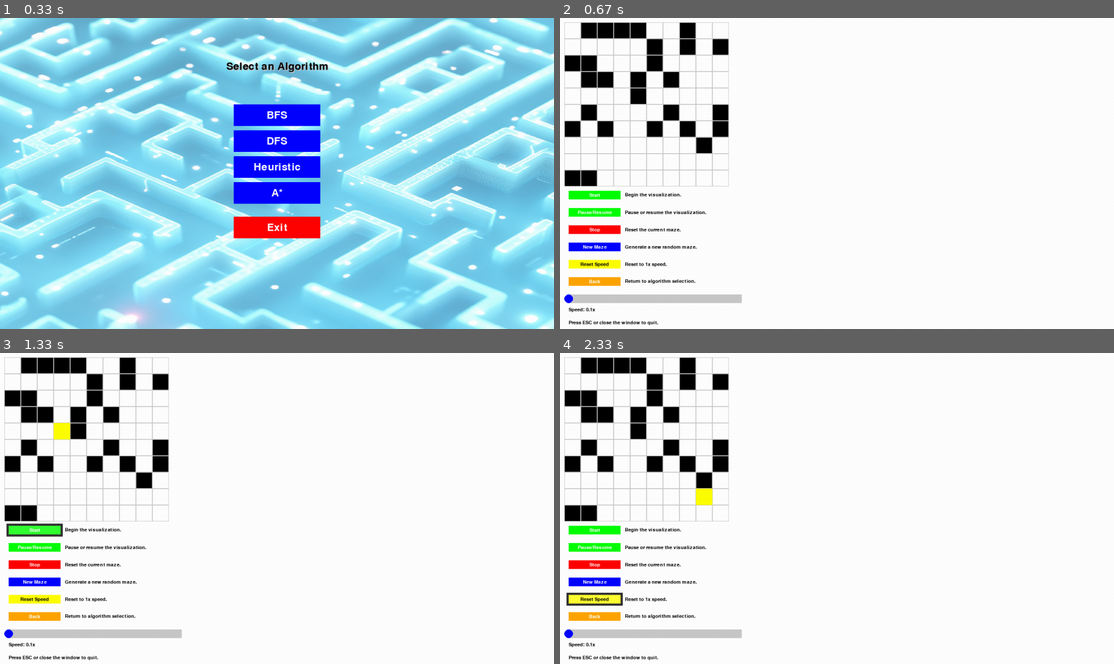
Above: before the commit, frames 1-4 (two rows, left to right).
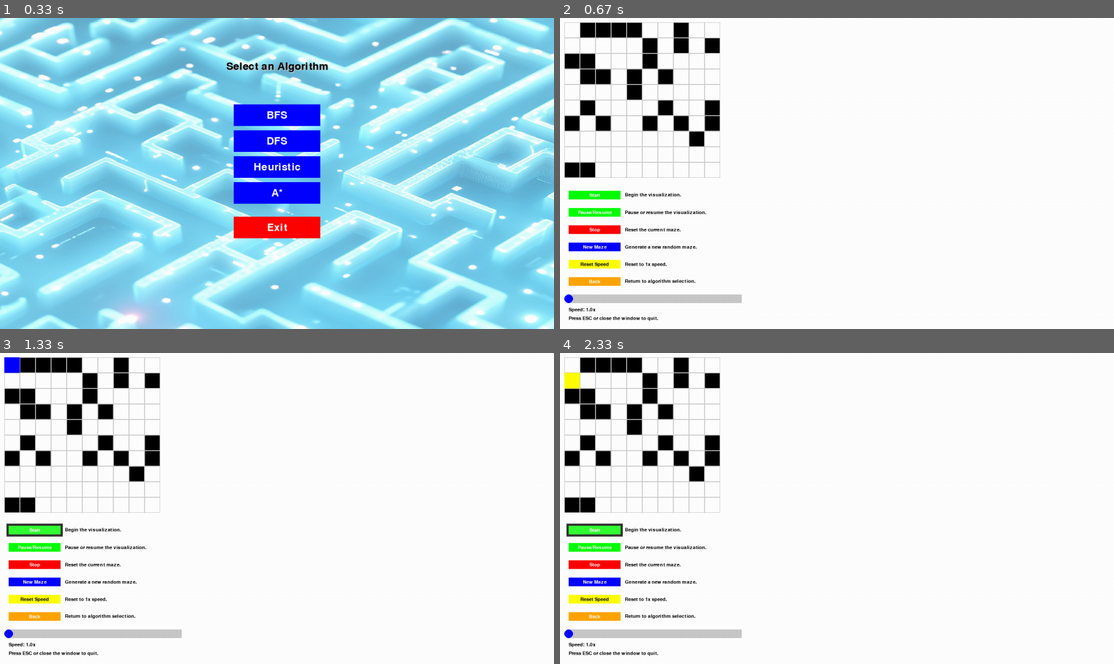
Above: after the commit, the same moments.

Repository: xvang3/Maze_AI_Algo
Game: pygame game, started from Pygame_Maze_Visualizer/main.py
Same seed, same stepped clock (60 frames per second), same inputs: the game is played once before the commit and once after it.
Inputs (mouse positions are in pixels of both pictures, inside the frame that each line leads up to):
- Up to frame 1 (0.33 s): no input
- Up to frame 2 (0.67 s): click (837, 173) at 0.38 s
- Up to frame 3 (1.33 s): click "Start" at 0.72 s
- Up to frame 4 (2.33 s): click "Reset Speed" at 2.2 s

Frame 1 is identical in both runs. In frame 2, 5.5% of the frame differs, in the area x 0-31%, y 1-99%; in frame 3, 5.8%; in frame 4, 6.6%.

Commit message:
made some changes but slider doesn't seem to work, taking break

Diff:
--- a/Pygame_Maze_Visualizer/astar_solver.py
+++ b/Pygame_Maze_Visualizer/astar_solver.py
@@ -1,7 +1,7 @@
 import pygame
 from heapq import heappush, heappop
 
-def astar_with_visualization_generator(maze, start, goal, cell_size, maze_offset):
+def astar_with_visualization_generator(maze, start, goal, cell_size, maze_offset, state):
     """A* search generator for visualization."""
     rows, cols = maze.shape
     open_set = []  # Priority queue for A* search
@@ -10,11 +10,6 @@
     visited = set()
     visited.add(start)
     parent = {}
-
-    # Visualization colors
-    blue = (0, 0, 255)  # Current node
-    yellow = (255, 255, 0)  # Visited nodes
-    green = (0, 255, 0)  # Path nodes
 
     # Heuristic function: Manhattan distance
     def heuristic(node, goal):
@@ -26,6 +21,9 @@
 
         # Yield the current node for visualization
         yield ("process", current)
+
+        # Dynamic delay
+        pygame.time.delay(state["speed"])
 
         if current == goal:
             # Reconstruct and visualize the path
@@ -41,17 +39,12 @@
         for dx, dy in [(-1, 0), (1, 0), (0, -1), (0, 1)]:
             nx, ny = current[0] + dx, current[1] + dy
             if 0 <= nx < rows and 0 <= ny < cols and maze[nx, ny] == 0:
-                tentative_g_score = g_scores[current] + 1  # Increment cost by 1 for each step
+                tentative_g_score = g_scores[current] + 1
                 if (nx, ny) not in g_scores or tentative_g_score < g_scores[(nx, ny)]:
                     g_scores[(nx, ny)] = tentative_g_score
                     f_score = tentative_g_score + heuristic((nx, ny), goal)
                     parent[(nx, ny)] = current
                     heappush(open_set, (f_score, (nx, ny)))
+                    yield ("visit", (nx, ny))  # Yield visited node
 
-                    # Mark the node as visited if not already
-                    if (nx, ny) not in visited:
-                        visited.add((nx, ny))
-                        yield ("visit", (nx, ny))  # Yield visited node
-
-    # No path found
     yield ("no_path", None)
--- a/Pygame_Maze_Visualizer/bfs_solver.py
+++ b/Pygame_Maze_Visualizer/bfs_solver.py
@@ -1,7 +1,7 @@
 import pygame
 from collections import deque
 
-def bfs_with_visualization_generator(maze, start, goal, cell_size, maze_offset):
+def bfs_with_visualization_generator(maze, start, goal, cell_size, maze_offset, state):
     """BFS generator that yields control after each step for visualization."""
     rows, cols = maze.shape
     queue = deque([start])
@@ -18,6 +18,9 @@
         current = queue.popleft()
         x, y = current
         yield ("process", current)  # Yield the current node for visualization
+
+        # Dynamic delay
+        pygame.time.delay(state["speed"])
 
         if current == goal:
             # Reconstruct the solution path
@@ -37,3 +40,5 @@
                 queue.append((nx, ny))
                 parent[(nx, ny)] = current
                 yield ("visit", (nx, ny))  # Signal the main loop to mark as visited
+
+    yield ("no_path", None)
--- a/Pygame_Maze_Visualizer/controls.py
+++ b/Pygame_Maze_Visualizer/controls.py
@@ -11,7 +11,7 @@
 def init_controls(maze_width, rows, cols, state, offset_x=0, offset_y=0):
     """Initialize UI control components with proper alignment."""
     slider_x = 20  # Shift left
-    slider_y = SCREEN_HEIGHT - (40 * TOTAL_BUTTONS) # Shift up
+    slider_y = SCREEN_HEIGHT - (40 * TOTAL_BUTTONS)  # Shift up
 
     # Define button actions
     def start_action():
@@ -32,9 +32,9 @@
             state["algorithm_generator"] = state["create_generator"]()  # Create a fresh generator
 
     def reset_speed_action():
-        state["speed_factor"] = 1  # Reset to 1x speed
+        state["speed_factor"] = 1.0  # Reset to 1x speed
         controls["slider_knob_x"] = controls["slider_x"]  # Reset slider knob visually
-        state["speed"] = int(500 / state["speed_factor"])  # Reset the speed factor
+        state["speed"] = int(INITIAL_DELAY / state["speed_factor"])  # Reset the speed factor
 
     def back_action():
         state["in_selection"] = True  # Set flag to re-enter algorithm selection
@@ -53,20 +53,19 @@
     ]
 
     slider_rect = pygame.Rect(slider_x, slider_y + button_spacing * 6, 400, 20)
-    knob_x = slider_x
 
     controls = {
         "buttons": buttons,
         "slider_rect": slider_rect,
-        "slider_knob_x": knob_x,
+        "slider_knob_x": slider_x,  # Initialize with slider_x first
         "slider_x": slider_x,
-        "slider_width": 200,
+        "slider_width": 400,  # Adjusted slider width for better control
     }
 
-    return controls, slider_x, slider_y, 200, 10, knob_x
+    # Now calculate knob_x based on speed_factor
+    controls["slider_knob_x"] = slider_x + int(controls["slider_width"] * ((state["speed_factor"] - 1) / 49))
 
-
-
+    return controls, slider_x, slider_y, 200, 10, controls["slider_knob_x"]
 
 
 def draw_controls(screen, controls, state, font):
@@ -101,19 +100,18 @@
         10
     )
 
-    # Calculate and display speed factor
-    slider_position = controls["slider_knob_x"] - controls["slider_x"]
-    slider_fraction = slider_position / controls["slider_width"]
-    speed_factor = round(0.1 + slider_fraction * 24.9, 1)  # Map to range 0.1x–25x
+    # Calculate speed factor dynamically
+    slider_fraction = (controls["slider_knob_x"] - controls["slider_x"]) / controls["slider_width"]
+    speed_factor = round(1 + slider_fraction * 49, 1)  # Speed range: 1x–50x
     state["speed_factor"] = speed_factor
+    state["speed"] = int(INITIAL_DELAY / speed_factor)  # Adjust speed dynamically
 
-    # Position the speed label below the slider
-    speed_label = font.render(f"Speed: {speed_factor}x", True, (0, 0, 0))
-    speed_label_x = controls["slider_x"]
-    speed_label_y = controls["slider_rect"].y + controls["slider_rect"].height + 10  # Add 10 pixels below the slider
-    screen.blit(speed_label, (speed_label_x, speed_label_y))
+
+    # Display speed label
+    speed_label = font.render(f"Speed: {speed_factor:.1f}x", True, (0, 0, 0))
+    screen.blit(speed_label, (controls["slider_x"], controls["slider_rect"].y + controls["slider_rect"].height + 10))
 
     # Draw quit instructions
     quit_text = font.render("Press ESC or close the window to quit.", True, (0, 0, 0))
-    quit_text_y = speed_label_y + 30  # Position below the speed label
+    quit_text_y = controls["slider_rect"].y + controls["slider_rect"].height + 30  # Below the speed label
     screen.blit(quit_text, (controls["slider_x"], quit_text_y))
--- a/Pygame_Maze_Visualizer/dfs_solver.py
+++ b/Pygame_Maze_Visualizer/dfs_solver.py
@@ -1,6 +1,6 @@
 import pygame
 
-def dfs_with_visualization_generator(maze, start, goal, cell_size, maze_offset):
+def dfs_with_visualization_generator(maze, start, goal, cell_size, maze_offset, state):
     """DFS generator that yields control after each step for visualization."""
     rows, cols = maze.shape
     stack = [start]
@@ -19,6 +19,9 @@
 
         # Yield current node for visualization
         yield ("process", current)
+
+        # Dynamic delay
+        pygame.time.delay(state["speed"])
 
         if current == goal:
             # Reconstruct and visualize the path
@@ -39,5 +42,4 @@
                 parent[(nx, ny)] = current
                 yield ("visit", (nx, ny))  # Yield visited node
 
-    # No path found
     yield ("no_path", None)
--- a/Pygame_Maze_Visualizer/heuristic_solver.py
+++ b/Pygame_Maze_Visualizer/heuristic_solver.py
@@ -1,7 +1,7 @@
 import pygame
 from heapq import heappush, heappop
 
-def heuristic_with_visualization_generator(maze, start, goal, cell_size, maze_offset):
+def heuristic_with_visualization_generator(maze, start, goal, cell_size, maze_offset, state):
     """Heuristic search generator for visualization."""
     rows, cols = maze.shape
     open_set = []  # Priority queue for heuristic search
@@ -9,11 +9,6 @@
     visited = set()
     visited.add(start)
     parent = {}
-
-    # Visualization colors
-    blue = (0, 0, 255)  # Current node
-    yellow = (255, 255, 0)  # Visited nodes
-    green = (0, 255, 0)  # Path nodes
 
     # Heuristic function: Manhattan distance
     def heuristic(node, goal):
@@ -25,6 +20,9 @@
 
         # Yield the current node for visualization
         yield ("process", current)
+
+        # Dynamic delay
+        pygame.time.delay(state["speed"])
 
         if current == goal:
             # Reconstruct and visualize the path
@@ -46,5 +44,4 @@
                 heappush(open_set, (h_value, (nx, ny)))
                 yield ("visit", (nx, ny))  # Yield visited node
 
-    # No path found
     yield ("no_path", None)
--- a/Pygame_Maze_Visualizer/main.py
+++ b/Pygame_Maze_Visualizer/main.py
@@ -113,21 +113,24 @@
             "algorithm": selected_algorithm,
             "maze": maze,
             "in_selection": False,  # Track if returning to selection
+            "speed": INITIAL_DELAY,
+            "speed_factor": 1.0  # Default speed factor
         }
 
         # Generator setup
         def create_generator():
             if state["algorithm"] == "BFS":
-                return bfs_with_visualization_generator(state["maze"], (0, 0), (rows - 1, cols - 1), CELL_SIZE, maze_offset)
+                return bfs_with_visualization_generator(state["maze"], (0, 0), (rows - 1, cols - 1), CELL_SIZE, maze_offset, state)
             elif state["algorithm"] == "DFS":
-                return dfs_with_visualization_generator(state["maze"], (0, 0), (rows - 1, cols - 1), CELL_SIZE, maze_offset)
+                return dfs_with_visualization_generator(state["maze"], (0, 0), (rows - 1, cols - 1), CELL_SIZE, maze_offset, state)
             elif state["algorithm"] == "Heuristic":
-                return heuristic_with_visualization_generator(state["maze"], (0, 0), (rows - 1, cols - 1), CELL_SIZE, maze_offset)
+                return heuristic_with_visualization_generator(state["maze"], (0, 0), (rows - 1, cols - 1), CELL_SIZE, maze_offset, state)
             elif state["algorithm"] == "A*":
-                return astar_with_visualization_generator(state["maze"], (0, 0), (rows - 1, cols - 1), CELL_SIZE, maze_offset)
-
-        state["create_generator"] = create_generator
-        state["algorithm_generator"] = create_generator()
+                return astar_with_visualization_generator(state["maze"], (0, 0), (rows - 1, cols - 1), CELL_SIZE, maze_offset, state)
+
+        state["create_generator"] = create_generator  # Store the reference correctly
+        state["algorithm_generator"] = state["create_generator"]()  # Dynamically create the generator
+
 
         # Control setup with offsets
         controls, slider_x, slider_y, slider_width, slider_height, knob_x = init_controls(
@@ -189,12 +192,16 @@
                             pygame.draw.rect(screen, (0, 255, 0), (maze_offset[0] + y * CELL_SIZE, maze_offset[1] + x * CELL_SIZE, CELL_SIZE, CELL_SIZE))
                     elif action == "no_path":
                         print("No solution found.")
+
+                    # Add dynamic delay
+                    pygame.time.delay(state["speed"])  # Dynamically adjust delay based on speed
                 except StopIteration:
                     if state["repeat"]:
                         state["algorithm_generator"] = create_generator()
                     else:
                         state["started"] = False
 
+
             pygame.display.flip()
             pygame.time.Clock().tick(30)
 
--- a/Pygame_Maze_Visualizer/settings.py
+++ b/Pygame_Maze_Visualizer/settings.py
@@ -22,10 +22,10 @@
 SCREEN_WIDTH, SCREEN_HEIGHT = get_screen_dimensions()
 
 # Cell size for the maze
-CELL_SIZE = max(20, min(38, calculate_cell_size(SCREEN_WIDTH, SCREEN_HEIGHT, 10, 10)))
+CELL_SIZE = max(20, min(36, calculate_cell_size(SCREEN_WIDTH, SCREEN_HEIGHT, 10, 10)))
 
 # Initial speed (delay in milliseconds)
-INITIAL_DELAY = 100
+INITIAL_DELAY = 500
 
 # Control panel width
 CONTROL_PANEL_WIDTH = 200
